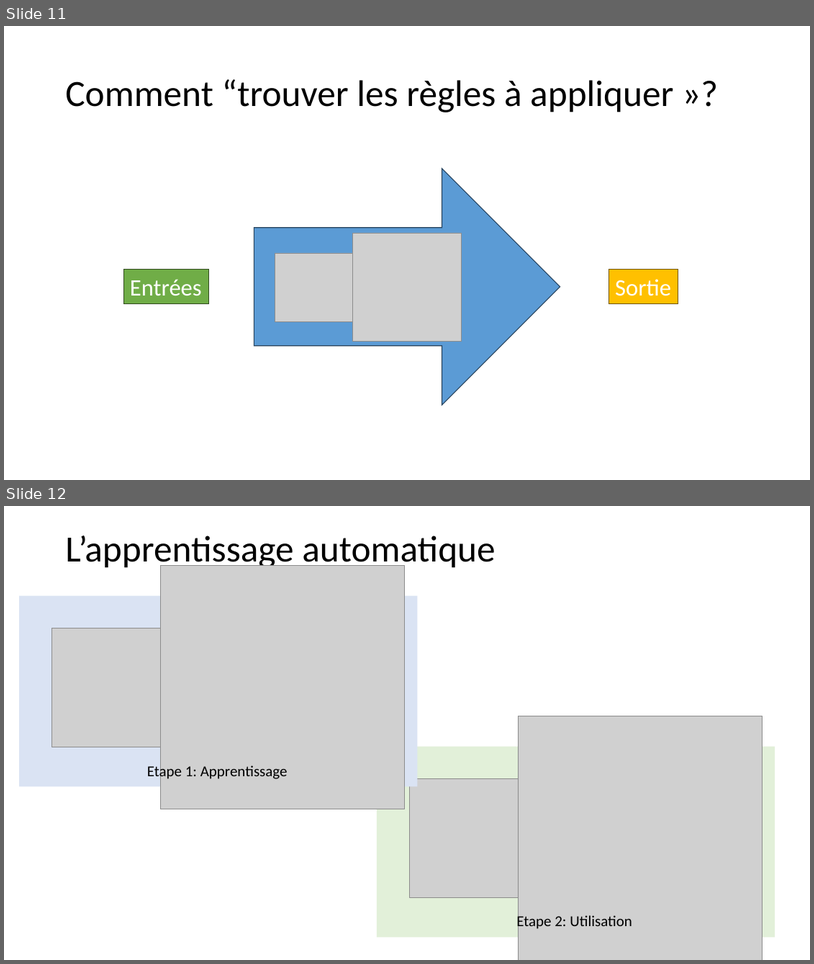
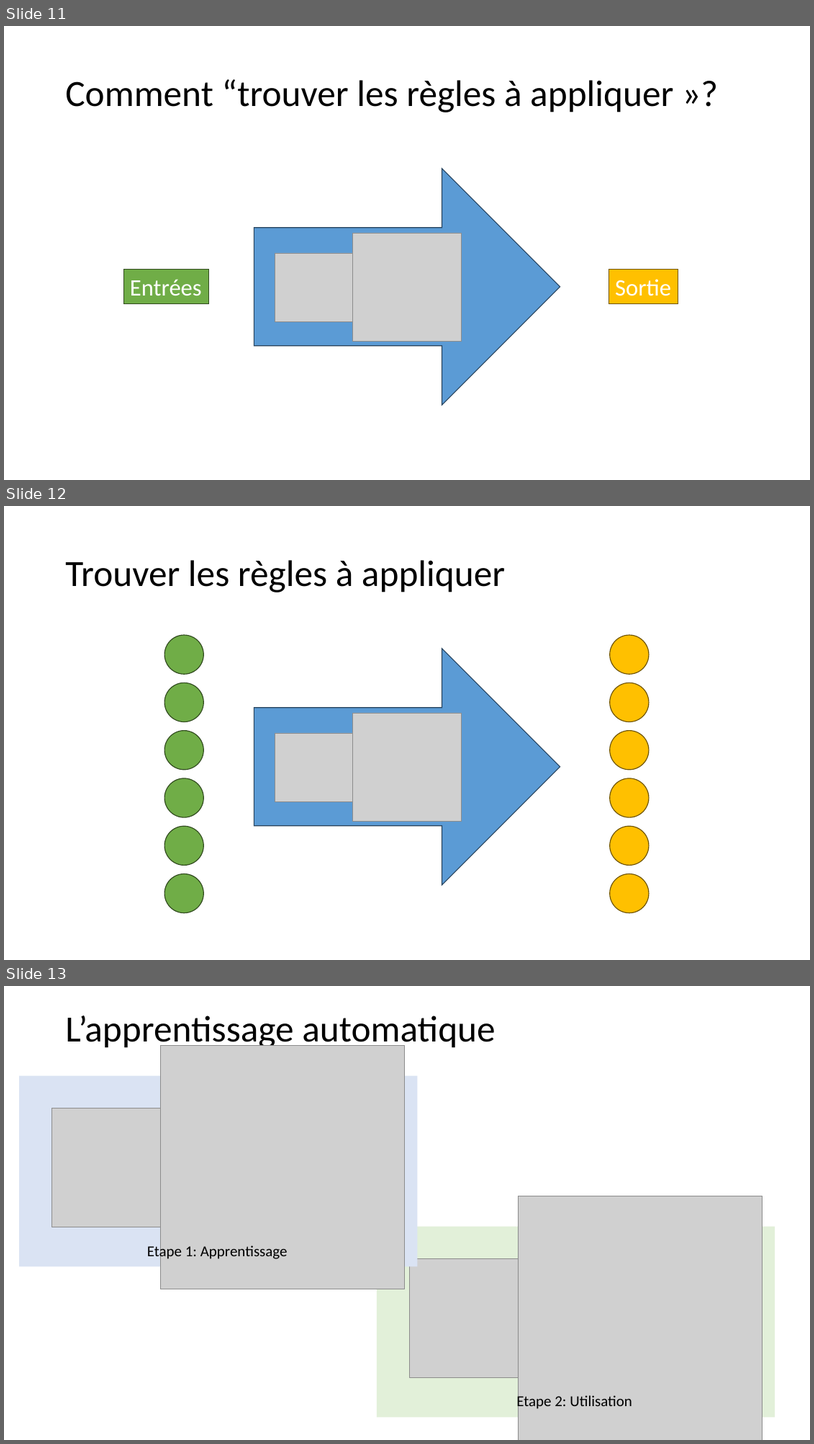
Before and after one commit to pauldubois98/AI-MythsReality, a slide deck: slides.pptx. Shown one above the other, each under a label of ours: slides 11 and 12 before the commit, slides 11, 12 and 13 after it. The pictures are 814x964 and 814x1444 pixels, drawn with LibreOffice and Linux fonts; fonts in the diff are those of the drawing; grey boxes stand for pictures. Boxes give left, top, right and bottom in pixels: in the first picture for what was removed or moved away, otherwise in the second. Text is boxed around its words. In the diff, an @@ line names an element or a change of style, - is before the commit and + after.

Commit message:
moving weights slide

```diff
--- a/slides.pptx
+++ b/slides.pptx
@@ slide 12 added at (4, 506, 810, 960), background #FFFFFF @@
@@ title added at (65, 560, 505, 592), 44 pt, text #000000 @@
+Trouver les règles à appliquer
@@ ellipse added at (165, 635, 204, 674), fill #70AD47, outline #314C1F 1 pt @@
@@ ellipse added at (610, 635, 650, 674), fill #FFC000, outline #705400 1 pt @@
@@ right arrow added at (255, 648, 561, 885), fill #5B9BD5, outline #28445D 1 pt @@
@@ ellipse added at (165, 682, 204, 722), fill #70AD47, outline #314C1F 1 pt @@
@@ ellipse added at (610, 682, 650, 722), fill #FFC000, outline #705400 1 pt @@
@@ picture added at (353, 713, 461, 821) @@
@@ ellipse added at (165, 731, 204, 770), fill #70AD47, outline #314C1F 1 pt @@
@@ picture added at (275, 733, 353, 802) @@
@@ ellipse added at (610, 731, 650, 770), fill #FFC000, outline #705400 1 pt @@
@@ ellipse added at (165, 778, 204, 818), fill #70AD47, outline #314C1F 1 pt @@
@@ ellipse added at (610, 778, 650, 818), fill #FFC000, outline #705400 1 pt @@
@@ ellipse added at (165, 826, 204, 865), fill #70AD47, outline #314C1F 1 pt @@
@@ ellipse added at (610, 826, 650, 865), fill #FFC000, outline #705400 1 pt @@
@@ ellipse added at (165, 874, 204, 913), fill #70AD47, outline #314C1F 1 pt @@
@@ ellipse added at (610, 874, 650, 913), fill #FFC000, outline #705400 1 pt @@
@@ what was slide 12 is now slide 13 @@
```
